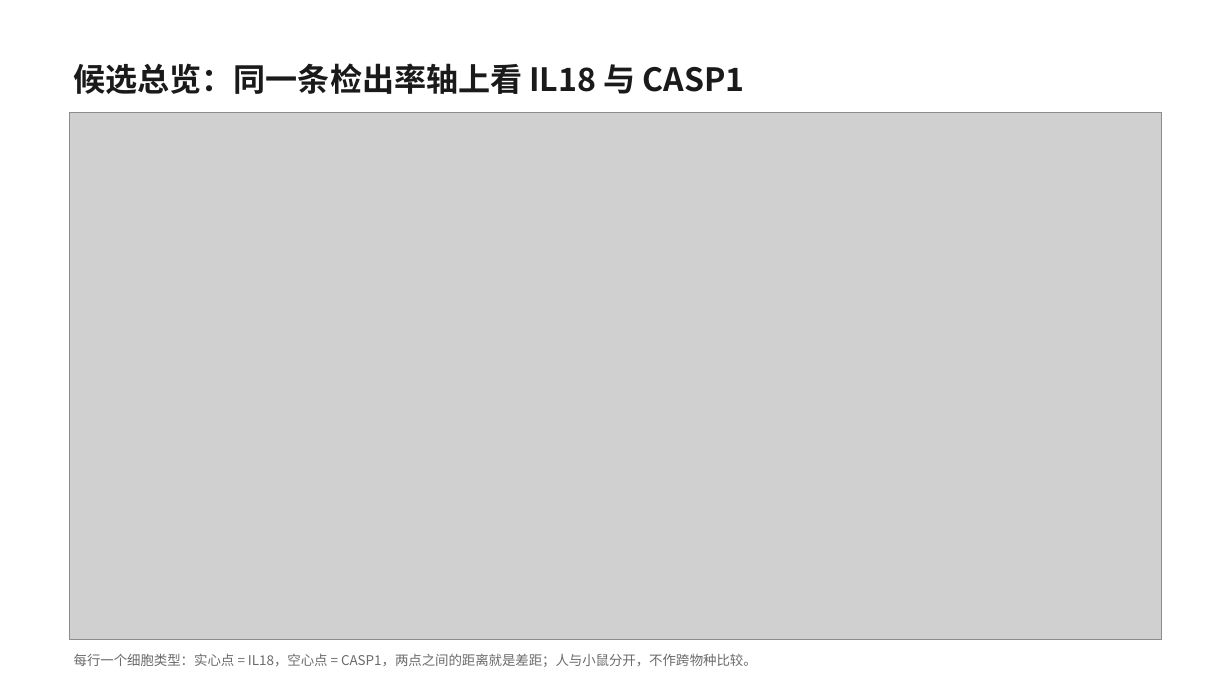
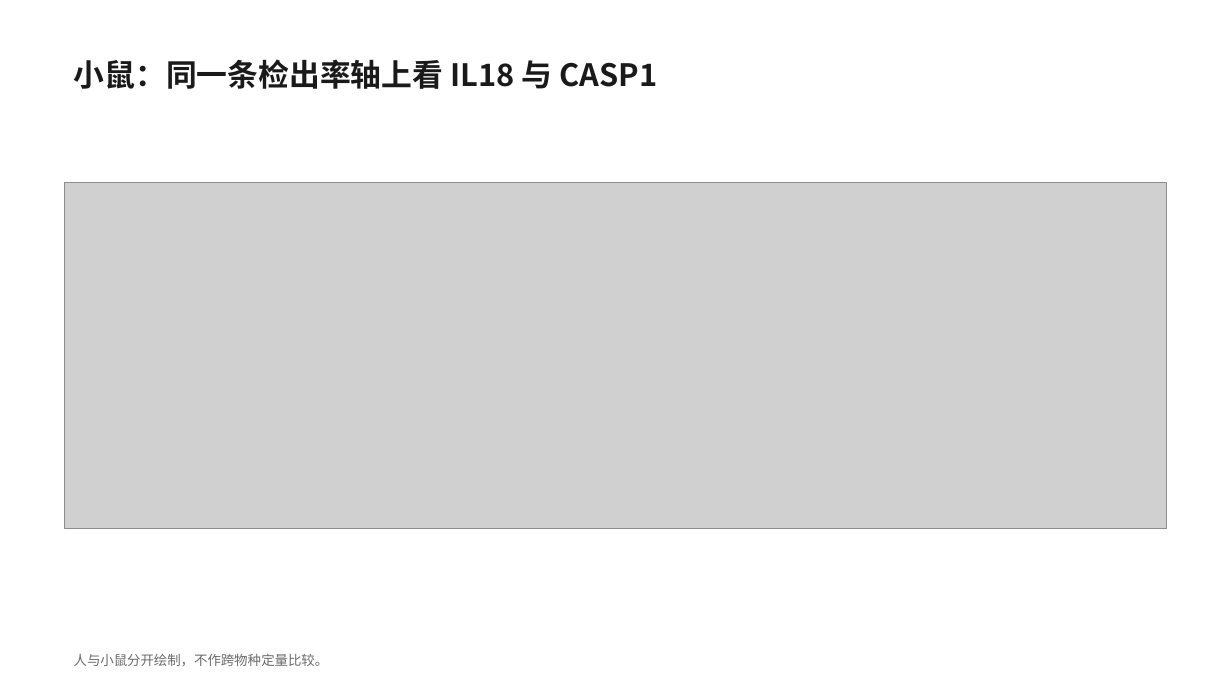
Before and after one commit to 7c96bzczcj-prog/aaa, a slide deck: slide 4 of il18_casp5organ/IL18_CASP_五器官筛选.pptx (slide 3 before the commit). Drawn at 1232x693 pixels with LibreOffice and Linux fonts; fonts in the diff are those of the drawing; grey boxes stand for pictures. Boxes give left, top, right and bottom in pixels: in the first picture for what was removed or moved away, otherwise in the second. Text is boxed around its words. In the diff, an @@ line names an element or a change of style, - is before the commit and + after.

```diff
--- a/il18_casp5organ/IL18_CASP_五器官筛选.pptx
+++ b/il18_casp5organ/IL18_CASP_五器官筛选.pptx
@@ text at [74,59,657,89]: text changed; size 25 to 24 pt @@
-候选总览：同一条检出率轴上看 IL18 与 CASP1
+小鼠：同一条检出率轴上看 IL18 与 CASP1
@@ picture: place and size @@
-picture at [70,113,1163,640]
+picture at [65,183,1167,530]
@@ text at [74,653,329,666]: text changed @@
-每行一个细胞类型：实心点 = IL18，空心点 = CASP1，两点之间的距离就是差距；人与小鼠分开，不作跨物种比较。
+人与小鼠分开绘制，不作跨物种定量比较。
```
Also in this commit, not shown: 5 other slides changed, 2 slides added, 1 slide removed, 19 other files.
